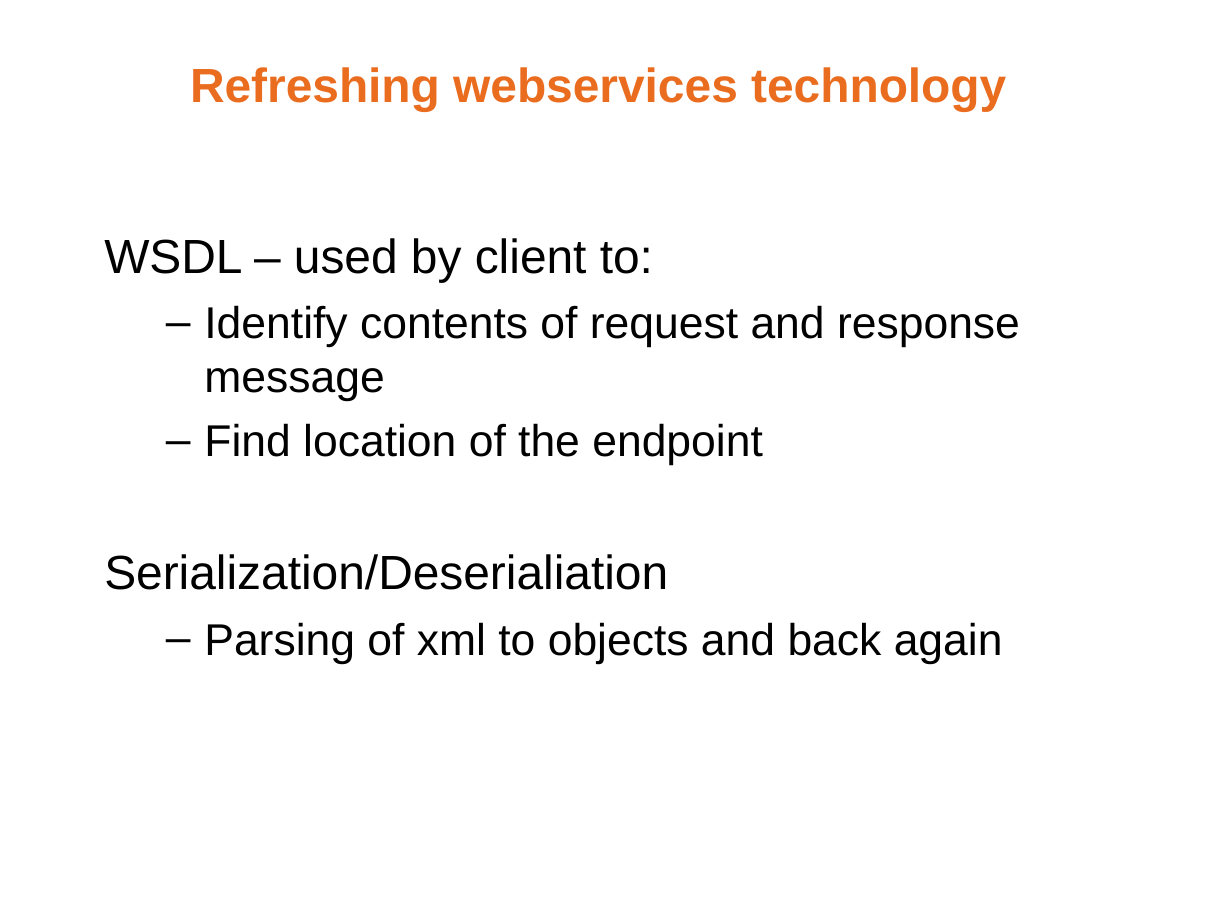
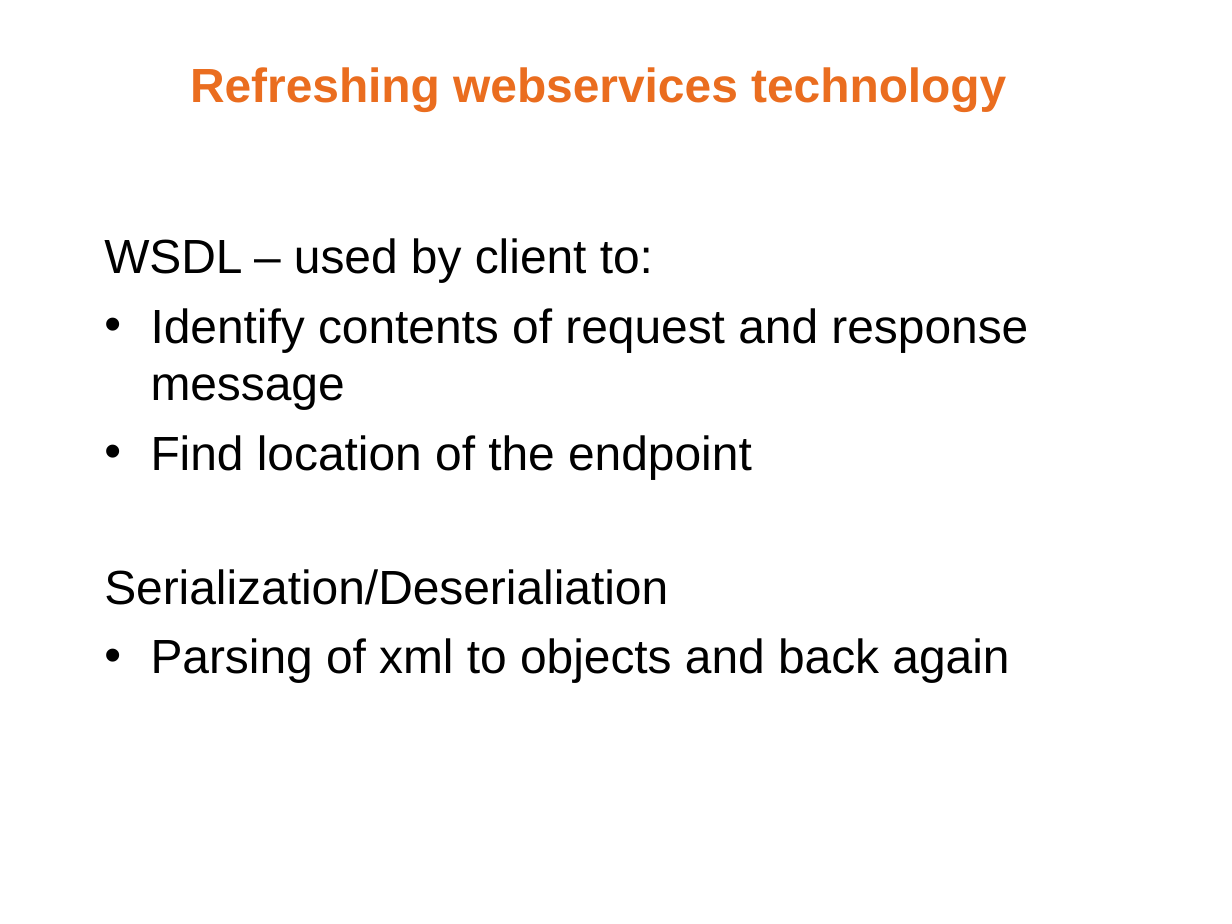
Before and after one commit to noushadali/osgi-samples, a slide deck: slide 13 of congress-registration/documentation/Webservice versioning using osgi.ppt (slide 12 before the commit). Drawn at 1232x924 pixels with LibreOffice and Linux fonts; fonts in the diff are those of the drawing; background and template pictures are left out. Boxes give left, top, right and bottom in pixels: in the first picture for what was removed or moved away, otherwise in the second. Text is boxed around its words. In the diff, an @@ line names an element or a change of style, - is before the commit and + after.

```diff
--- a/congress-registration/documentation/Webservice versioning using osgi.ppt
+++ b/congress-registration/documentation/Webservice versioning using osgi.ppt
@@ text at [151,308,1028,682]: size 26 to 28 pt in "Identify contents of request and response message", "Find location of the endpoint", "Parsing of xml to objects and back ..."; bullet – to •; list level 2 to 1 in "Identify contents of request and ..."; list level 2 to 1 in "Find location of the endpoint"; list level 2 to 1 in "Parsing of xml to objects ..." @@
```
Also in this commit, not shown: 6 other slides changed, 1 slide added, 1 slide removed.
